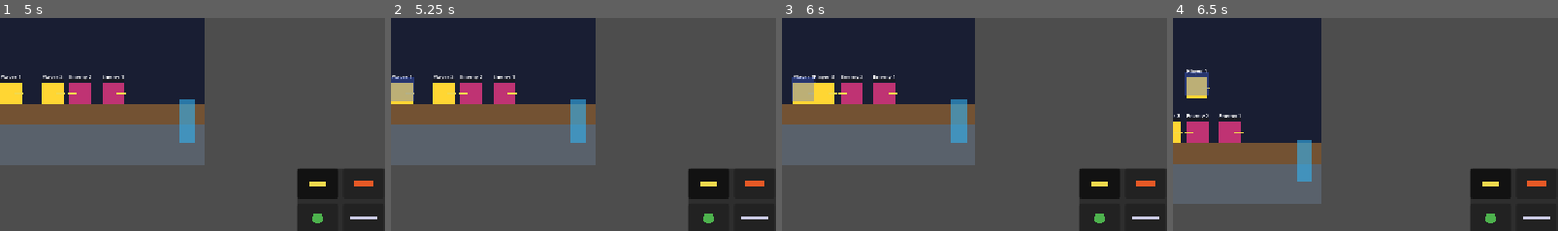
Above: before the commit, frames 1-4 (left to right).
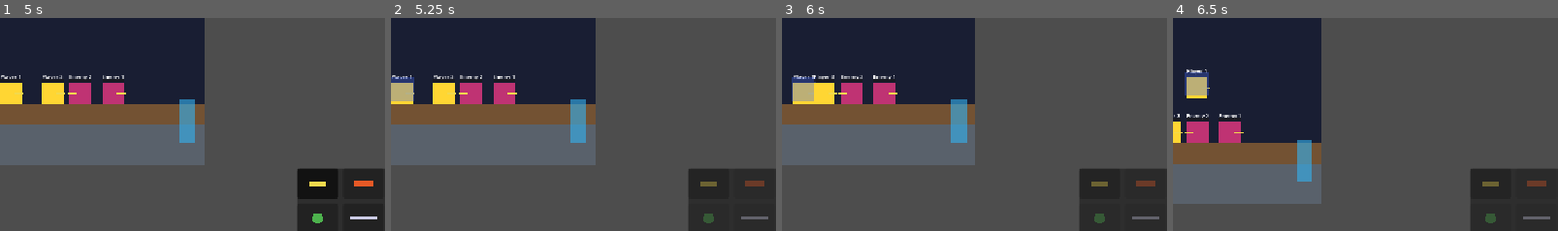
Above: after the commit, the same moments.

Repository: SDVGames-Studio/forms
Game: Godot game, scene res://Level.tscn
The game is run twice, just before and just after one commit, with the same random seed, the same clock (stepped at 60 frames per second) and the same inputs. This scene is started directly instead of the project's main scene.
Inputs (mouse positions are % of the whole screen's width and height, from its top left):
- Up to frame 1 (5 s): click (90, 71) at 0.52 s; click (96, 71) at 1.27 s; click (90, 79) at 2.02 s; click (96, 79) at 2.77 s; click (90, 87) at 3.52 s; click (96, 87) at 4.27 s
- Up to frame 2 (5.25 s): click (90, 95) at 5.02 s
- Up to frame 3 (6 s): tap Enter at 5.75 s; move the mouse to (45, 70) at 5.77 s; hold D (move_right) from 5.78 s (still down); tap F (shoot) at 5.85 s; click (45, 70) at 5.92 s
- Up to frame 4 (6.5 s): keep holding D (move_right); tap Space (jump) at 6.02 s
The pictures show only the part of the screen within x 49-99%, y 32-82%; the shares and areas given below are measured in that part.

Frame 1 is identical in both runs. In frame 2, 0.4% of the frame differs, in the area x 80-98%, y 76-97%; in frame 3, 0.4%; in frame 4, 0.4%.
Error in both runs: Invalid call. Nonexistent function 'set_shape_color' in base 'CollisionShape2D'. (res://Player.gd:222)

Commit message:
feat(turns): tool or weapon per character per turn, never both (#207)
A character that used a tool this turn can no longer fire (Weapon
gate in can_shoot and _fire) and its weapon selection is frozen in
the HUD; a character that fired can no longer use tools (use_tool /
can_use_now refuse, an armed teleport disarms). The exclusivity is
per character and resets with the turn (unlock_all + reset_turn).
Shared panel grays out the blocked side.

Diff:
--- a/ToolInventory.gd
+++ b/ToolInventory.gd
@@ -44,6 +44,13 @@
 	return TurnController.is_switch_locked()
 
 
+## Issue #207: true when this character already spent a tool this turn —
+## it may not fire a weapon either (tool OR weapon per character per
+## turn, never both).
+func has_used_tool(character: Node) -> bool:
+	return character != null and not _used.get(character, []).is_empty()
+
+
 ## Use a tool with the currently controlled member. Returns true on success.
 func use_tool(tool: int) -> bool:
 	if not _is_in_level():
@@ -53,6 +60,11 @@
 		return false
 	var member: Node = TurnController.active_member
 	if member == null or not is_instance_valid(member):
+		return false
+	# Issue #207: this character already FIRED this turn — its tools are
+	# locked for the rest of the turn (tool or weapon, never both).
+	if WeaponInventory.is_locked_for(member):
+		refresh_slots()
 		return false
 	if not _can_use(member, tool):
 		refresh_slots()
@@ -95,7 +107,12 @@
 	if not TurnController.is_player_team(TurnController.active_team) or _switching_or_over():
 		return false
 	var member: Node = TurnController.active_member
-	return member != null and is_instance_valid(member) and _can_use(member, tool)
+	if member == null or not is_instance_valid(member):
+		return false
+	# Issue #207: a character that fired this turn cannot use tools.
+	if WeaponInventory.is_locked_for(member):
+		return false
+	return _can_use(member, tool)
 
 
 func _unhandled_input(event: InputEvent) -> void:
@@ -109,6 +126,13 @@
 			and event.pressed and event.button_index == MOUSE_BUTTON_LEFT:
 		var member: Node = TurnController.active_member
 		if member != null and is_instance_valid(member) and member is Node2D:
+			# Issue #207: no teleporting away after firing — a character that
+			# used its weapon this turn can't use a tool too. Disarm instead.
+			if WeaponInventory.is_locked_for(member):
+				armed_tool = -1
+				refresh_slots()
+				get_viewport().set_input_as_handled()
+				return
 			var world: Vector2 = get_viewport().get_canvas_transform().affine_inverse() * event.position
 			member.global_position = world
 			member.velocity = Vector2.ZERO
--- a/Weapon.gd
+++ b/Weapon.gd
@@ -135,7 +135,8 @@
 	# every character has a Weapon node, so an unguarded Input check made
 	# all characters holding the same weapon fire together.
 	var can_shoot: bool = _shots_used[clampi(selected_weapon, 0, _shots_used.size() - 1)] < _shot_limit() \
-			and _shot_delay_left == 0.0 and _cooldown_left == 0.0
+			and _shot_delay_left == 0.0 and _cooldown_left == 0.0 \
+			and not ToolInventory.has_used_tool(get_parent())
 	# Issue #114: rocket (1) and grenade (2) are CHARGED — pressing F starts
 	# the charge, releasing F fires with power scaled by the hold time.
 	# Shotgun and spear keep their instant press-fire behavior.
@@ -211,6 +212,10 @@
 
 
 func _fire(power := 1.0) -> void:
+	# Issue #207: a character that used a tool this turn can't also fire —
+	# tool OR weapon per character per turn, never both.
+	if ToolInventory.has_used_tool(get_parent()):
+		return
 	# Issue #131, reworked in #143: the FIRST shot of the turn locks the
 	# weapon selection — for THIS character only (the constraint is per
 	# character, not per player).
--- a/WeaponInventory.gd
+++ b/WeaponInventory.gd
@@ -37,6 +37,9 @@
 func lock_for(character: Node) -> void:
 	if character != null:
 		_locked_characters[character] = true
+		# Issue #207: the tool slots must gray out right after the first
+		# shot of this character (its tools are locked for the turn).
+		refresh_tools()
 
 
 ## Issue #143: true while this character's weapon choice is frozen.
@@ -219,11 +222,13 @@
 
 
 func set_selected(index: int) -> void:
-	# Issue #131, reworked in #143: no weapon changes after the first shot
-	# of the turn — but only for the character that actually fired. The
-	# check uses the currently controlled member, so switching characters
-	# restores free selection for the member that has not fired yet.
-	if is_locked_for(TurnController.active_member):
+	# Issue #131, reworked in #143 + #207: no weapon changes after the
+	# first shot of the turn — nor after a tool use (tool or weapon, never
+	# both) — but only for the character that actually fired / used the
+	# tool. The check uses the currently controlled member, so switching
+	# characters restores free selection for the member that has not.
+	if is_locked_for(TurnController.active_member) \
+			or ToolInventory.has_used_tool(TurnController.active_member):
 		_update_highlight()
 		return
 	selected_weapon = clampi(index, 0, WEAPONS.size() - 1)
@@ -246,6 +251,12 @@
 	var tools: Node = get_node_or_null("/root/ToolInventory")
 	if tools == null:
 		return
+	# Issue #207: the WEAPON slots gray out while the active member already
+	# used a tool this turn (it can no longer fire) — the mirror of the
+	# tool graying below for a character that already fired.
+	var weapons_blocked: bool = tools.has_used_tool(TurnController.active_member)
+	for i in _slots.size():
+		_slots[i].modulate = Color(1, 1, 1, 0.35) if weapons_blocked else Color.WHITE
 	for i in _tool_slots.size():
 		var slot: Button = _tool_slots[i]
 		slot.button_pressed = tools.armed_tool == i
--- /dev/null
+++ b/tests/test_issue207.gd
@@ -0,0 +1,108 @@
+extends Node
+## Regression check for issue #207: a character can use a tool OR a
+## weapon in a turn, never both.
+##
+## Asserts both directions of the exclusivity, per character:
+##   - using a tool (Shield) blocks weapon SELECTION and FIRING for that
+##     character until the next player turn;
+##   - firing a weapon blocks tool use (use_tool refuses, can_use_now is
+##     false, an armed teleport disarms instead of teleporting);
+##   - the constraint is PER CHARACTER: a teammate that did not fire and
+##     did not use a tool still has both;
+##   - a fresh player turn (unlock_all + reset_turn) restores both.
+##
+## Run headless: godot --headless res://tests/test_issue207.tscn
+## Exit code 0 = pass.
+
+func _ready() -> void:
+	await get_tree().process_frame
+	var failures: Array[String] = []
+
+	# Freeze the turn flow: the state below is exactly what TurnController
+	# sets during a real player turn, and _process must not run its timer
+	# over it (there is no real level to play here).
+	TurnController.set_process(false)
+	var level := Node.new()
+	level.add_to_group("level")
+	add_child(level)
+	TurnController.active_team = "player"
+	var member_a: CharacterBody2D = load("res://Player.gd").new()
+	var member_b: CharacterBody2D = load("res://Player.gd").new()
+	add_child(member_a)
+	add_child(member_b)
+	await get_tree().process_frame
+
+	var weapon_a: Node2D = load("res://Weapon.gd").new()
+	weapon_a.selected_weapon = 3  # spear: no projectile, safe in a bare scene
+	member_a.add_child(weapon_a)
+	var weapon_b: Node2D = load("res://Weapon.gd").new()
+	weapon_b.selected_weapon = 3
+	member_b.add_child(weapon_b)
+
+	# Fresh turn.
+	WeaponInventory.unlock_all()
+	ToolInventory.reset_turn()
+
+	# --- Tool used -> weapon blocked (for THAT character).
+	TurnController.active_member = member_a
+	if not ToolInventory.use_tool(ToolInventory.TOOL_SHIELD):
+		failures.append("shield tool must be usable on a fresh turn")
+	if not member_a.shielded:
+		failures.append("shield tool did not shield the member")
+	WeaponInventory.selected_weapon = 0
+	WeaponInventory.set_selected(2)
+	if WeaponInventory.selected_weapon != 0:
+		failures.append("weapon selection must be refused after a tool use")
+	weapon_a._fire()
+	if weapon_a._shots_used[3] != 0 or WeaponInventory.is_locked_for(member_a):
+		failures.append("a character that used a tool must not be able to fire")
+
+	# --- Per character: the teammate keeps both.
+	TurnController.active_member = member_b
+	WeaponInventory.selected_weapon = 0
+	WeaponInventory.set_selected(2)
+	if WeaponInventory.selected_weapon != 2:
+		failures.append("a fresh character could not pick its weapon after a teammate used a tool")
+	weapon_b._fire()
+	if weapon_b._shots_used[3] != 1 or not WeaponInventory.is_locked_for(member_b):
+		failures.append("the fresh teammate must still be able to fire")
+
+	# --- Weapon used -> tool blocked (for THAT character).
+	if ToolInventory.use_tool(ToolInventory.TOOL_SHIELD):
+		failures.append("use_tool must refuse after the character fired")
+	if member_b.shielded:
+		failures.append("no shield may appear after firing")
+	if ToolInventory.can_use_now(ToolInventory.TOOL_SHIELD):
+		failures.append("can_use_now must be false after firing")
+	# The tool user did NOT fire: its remaining tools stay available
+	# (only the already spent Shield is gone — e.g. teleport still arms).
+	TurnController.active_member = member_a
+	if not ToolInventory.can_use_now(ToolInventory.TOOL_TELEPORT):
+		failures.append("a character that used a tool but did not fire must keep tool access")
+	TurnController.active_member = member_b
+
+	# --- Fresh player turn restores both directions.
+	WeaponInventory.unlock_all()
+	ToolInventory.reset_turn()
+	TurnController.active_member = member_b
+	WeaponInventory.selected_weapon = 0
+	WeaponInventory.set_selected(1)
+	if WeaponInventory.selected_weapon != 1:
+		failures.append("a fresh turn must restore weapon selection")
+	if not ToolInventory.can_use_now(ToolInventory.TOOL_SHIELD):
+		failures.append("a fresh turn must restore tool use")
+
+	# Leave the singleton state clean for other tests.
+	TurnController.active_member = null
+	TurnController.active_team = ""
+	TurnController.set_process(true)
+	level.queue_free()
+	member_a.queue_free()
+	member_b.queue_free()
+
+	if failures.is_empty():
+		print("TEST_ISSUE207 PASS")
+	else:
+		for failure in failures:
+			print("TEST_ISSUE207 FAIL: " + failure)
+	get_tree().quit(0 if failures.is_empty() else 1)
--- /dev/null
+++ b/tests/test_issue207.tscn
@@ -0,0 +1,6 @@
+[gd_scene load_steps=2 format=3]
+
+[ext_resource type="Script" path="res://tests/test_issue207.gd" id="1_i207"]
+
+[node name="Issue207Test" type="Node"]
+script = ExtResource("1_i207")
